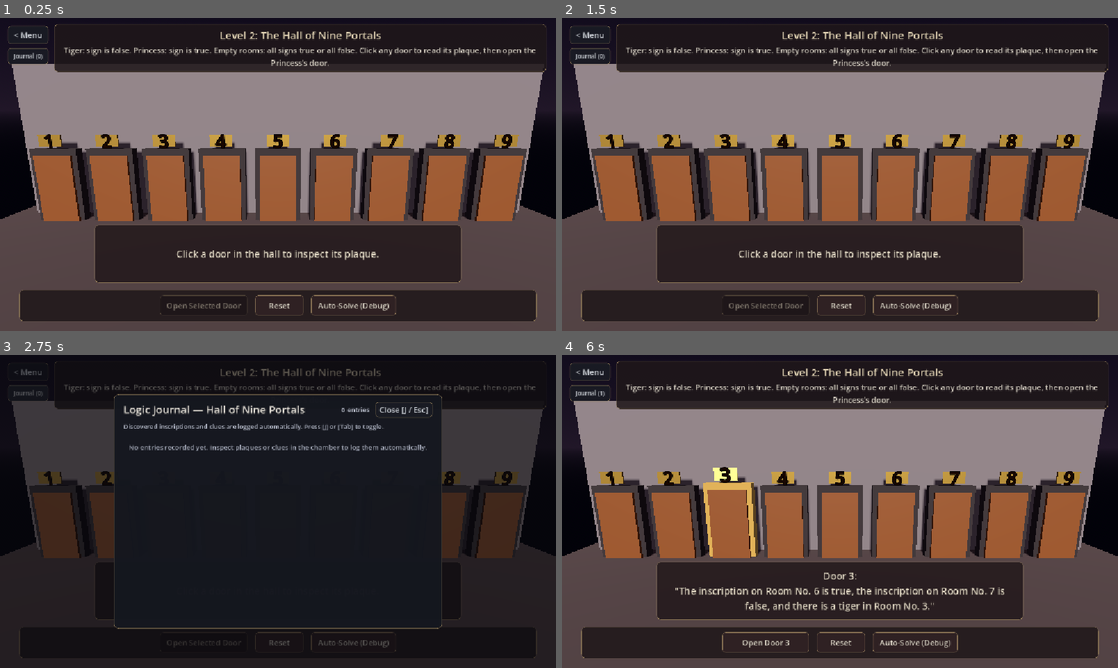
Above: before the commit, frames 1-4 (two rows, left to right).
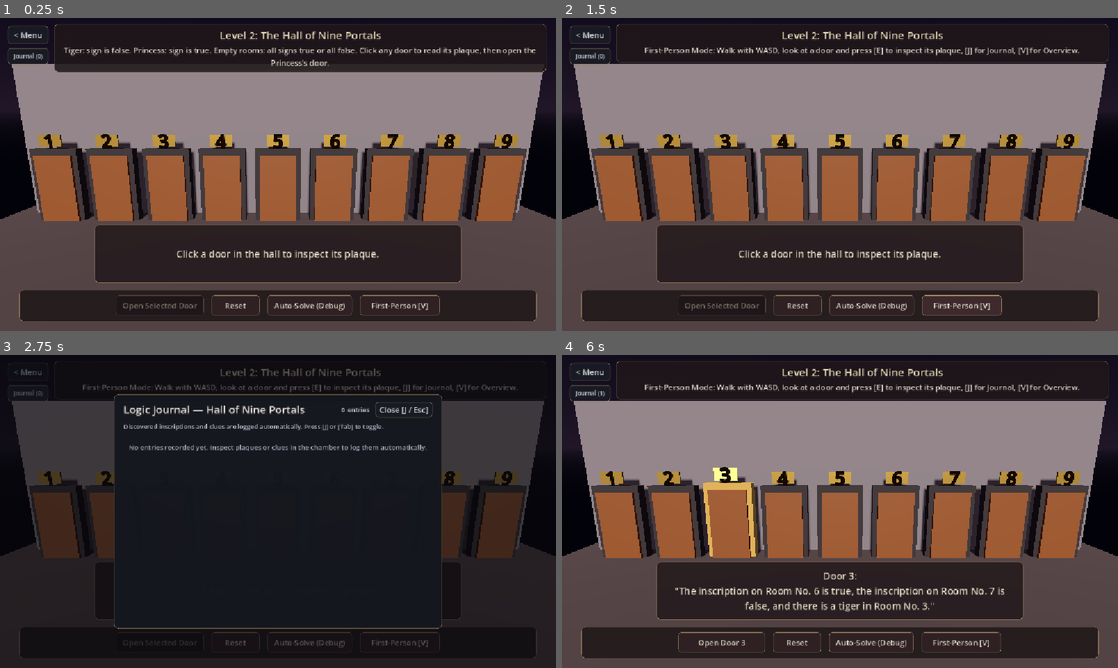
Above: after the commit, the same moments.

Repository: eytschjey/seproject
Game: Godot game, scene res://scenes/levels/Level02_NinePortals.tscn
Two runs of this game, one before a commit and one after it. Both use one fixed random seed, a clock stepped at 60 frames per second and the inputs below. This scene is started directly instead of the project's main scene.
Inputs (mouse positions are in pixels of both pictures, inside the frame that each line leads up to):
- Up to frame 1 (0.25 s): no input
- Up to frame 2 (1.5 s): click (962, 305) at 0.5 s, where only the run after the commit has a clickable "First-Person [V]"; click (962, 305) at 1.25 s, where only the run after the commit has a clickable "Overview Camera [V]"
- Up to frame 3 (2.75 s): click "Journal (0)" at 2 s
- Up to frame 4 (6 s): click "Auto-Solve (Debug)" at 2.75 s; click "< Menu" at 3.5 s; click "Reset" at 4.25 s; tap A (move_left) at 5, 5.75 s; move the mouse to (962, 495) at 5.02 s; hold D (move_right) 5.03-5.78 s; hold E (interact) 5.03-5.78 s; click (962, 495) at 5.17 s; tap Space (jump) at 5.27 s; tap J (journal) at 5.3, 5.85 s; move the mouse to (728, 527) at 5.77 s; hold S (move_backward) from 5.78 s (still down); click (728, 527) at 5.92 s

The runs differ from the first frame. In frame 1, 0.8% of the frame differs, in the area x 20-80%, y 88-96%; in frame 2, 4.2%, in the area x 9-99%, y 9-96%; in frame 3, 1.7%; in frame 4, 4.2%.

Commit message:
Integrate First-Person Player & Journal in Level 2 (PBI-04) (Closes #4)

Diff:
--- a/scenes/levels/Level02_NinePortals.tscn
+++ b/scenes/levels/Level02_NinePortals.tscn
@@ -60,11 +60,13 @@
 
 [node name="Floor" type="CSGBox3D" parent="Hall"]
 transform = Transform3D(1, 0, 0, 0, 1, 0, 0, 0, 1, 0, -0.5, 2)
+use_collision = true
 size = Vector3(24, 1, 12)
 material = SubResource("Mat_Floor")
 
 [node name="BackWall" type="CSGBox3D" parent="Hall"]
 transform = Transform3D(1, 0, 0, 0, 1, 0, 0, 0, 1, 0, 3, -1.2)
+use_collision = true
 size = Vector3(22, 7, 0.6)
 material = SubResource("Mat_Stone")
 
@@ -569,3 +571,9 @@
 custom_minimum_size = Vector2(160, 42)
 layout_mode = 2
 text = "Auto-Solve (Debug)"
+
+[node name="BtnViewMode" type="Button" parent="UI/RootControl/ActionBar/ActionBox/ControlButtons"]
+unique_name_in_owner = true
+custom_minimum_size = Vector2(165, 42)
+layout_mode = 2
+text = "First-Person [V]"
--- a/scripts/levels/Level02Controller.gd
+++ b/scripts/levels/Level02Controller.gd
@@ -7,13 +7,17 @@
 const Logic = preload("res://scripts/logic/NinePortalsLogic.gd")
 const JournalModel = preload("res://scripts/logic/JournalState.gd")
 const JournalUI = preload("res://scripts/ui/JournalController.gd")
+const PlayerScene = preload("res://scenes/player/Player.tscn")
+const InteractableScript = preload("res://scripts/core/Interactable3D.gd")
 
 const JOURNAL_LEVEL_ID: String = "level02"
+const PLAYER_SPAWN_POS: Vector3 = Vector3(0.0, 0.05, 5.0)
 
 @onready var camera: Camera3D = $Camera3D
 @onready var btn_open: Button = %BtnOpen
 @onready var btn_reset: Button = %BtnReset
 @onready var btn_solve: Button = %BtnSolve
+@onready var btn_view_mode: Button = %BtnViewMode
 @onready var status_label: Label = %StatusLabel
 @onready var plaque_label: Label = %PlaqueLabel
 @onready var banner: PanelContainer = %Banner
@@ -34,7 +38,10 @@
 var logic: RefCounted
 var journal_state: RefCounted
 var journal_ui: Control
-var door_areas: Dictionary = {}        # Area3D -> room number (1..9)
+var player: CharacterBody3D = null
+var is_first_person: bool = false
+var door_areas: Dictionary = {}          # Area3D -> room number (1..9)
+var door_interactables: Dictionary = {}  # room (1..9) -> Interactable3D
 var plaque_materials: Dictionary = {}  # room -> StandardMaterial3D
 var frame_materials: Dictionary = {}   # room -> StandardMaterial3D
 var selected: int = 0                  # 0 = nothing selected, else room number 1..9
@@ -52,12 +59,16 @@
 	logic.move_executed.connect(_on_move_executed)
 
 	_setup_door_interactions()
+	_setup_player()
 	btn_open.pressed.connect(_on_open_pressed)
 	btn_reset.pressed.connect(_on_reset_pressed)
 	btn_solve.pressed.connect(_on_solve_pressed)
+	btn_view_mode.pressed.connect(_on_view_mode_pressed)
 	BackToMenuButton.attach($UI/RootControl, Color(0.56, 0.48, 0.34, 0.65))
 	journal_state = JournalModel.new()
 	journal_ui = JournalUI.attach($UI/RootControl, journal_state, JOURNAL_LEVEL_ID, "Hall of Nine Portals", Color(0.56, 0.48, 0.34, 0.70))
+	journal_ui.journal_toggled.connect(_on_journal_toggled)
+	set_first_person_mode(false)
 	_apply_gui_theme()
 	_update_ui()
 
@@ -88,7 +99,7 @@
 	var btn_hover := _make_box_style(Color(0.25, 0.17, 0.18, 0.94), Color(0.65, 0.55, 0.40, 0.75), 1, 6)
 	var btn_pressed := _make_box_style(Color(0.31, 0.20, 0.22, 0.96), Color(0.75, 0.64, 0.46, 0.85), 1, 6)
 	var btn_disabled := _make_box_style(Color(0.11, 0.08, 0.09, 0.75), Color(0.32, 0.27, 0.22, 0.45), 1, 6)
-	for btn in [btn_open, btn_reset, btn_solve]:
+	for btn in [btn_open, btn_reset, btn_solve, btn_view_mode]:
 		if btn == null:
 			continue
 		btn.add_theme_stylebox_override("normal", btn_normal)
@@ -129,19 +140,65 @@
 		frame_box.material = frame_mat
 		frame_materials[n] = frame_mat
 
-		var area := Area3D.new()
+		var area: Area3D = InteractableScript.new()
 		area.name = "ClickArea"
+		area.prompt_text = "Inspect Door %d" % n
 		var col := CollisionShape3D.new()
 		col.shape = hitbox_shape
 		col.position = Vector3(0, 1.9, 0.0)
 		area.add_child(col)
 		door_node.add_child(area)
 		door_areas[area] = n
-
+		door_interactables[n] = area
+
+		area.interacted.connect(_on_door_interacted.bind(n))
 		area.mouse_entered.connect(_on_door_mouse_entered.bind(n))
 		area.mouse_exited.connect(_on_door_mouse_exited.bind(n))
 
+func _setup_player() -> void:
+	player = PlayerScene.instantiate()
+	player.name = "Player"
+	player.capture_mouse_on_ready = false
+	player.position = PLAYER_SPAWN_POS
+	add_child(player)
+
+func _on_view_mode_pressed() -> void:
+	set_first_person_mode(not is_first_person)
+
+func set_first_person_mode(enabled: bool) -> void:
+	is_first_person = enabled
+	if player == null:
+		return
+	player.set_physics_process(enabled)
+	player.set_process_unhandled_input(enabled)
+	var hud: CanvasLayer = player.get_node_or_null("PlayerHUD")
+	if hud != null:
+		hud.visible = enabled
+	if enabled:
+		player.camera.make_current()
+		var journal_open: bool = journal_ui != null and journal_ui.is_open
+		player.set_mouse_captured(not journal_open)
+		btn_view_mode.text = "Overview Camera [V]"
+		status_label.text = "First-Person Mode: Walk with WASD, look at a door and press [E] to inspect its plaque, [J] for Journal, [V] for Overview."
+	else:
+		player.set_mouse_captured(false)
+		camera.make_current()
+		btn_view_mode.text = "First-Person [V]"
+
+func _on_journal_toggled(opened: bool) -> void:
+	if is_first_person and player != null:
+		player.set_mouse_captured(not opened)
+
+func _on_door_interacted(_player_node: Node, n: int) -> void:
+	click_door(n)
+
 func _unhandled_input(event: InputEvent) -> void:
+	if event is InputEventKey and event.pressed and not event.is_echo() and event.keycode == KEY_V:
+		set_first_person_mode(not is_first_person)
+		get_viewport().set_input_as_handled()
+		return
+	if is_first_person:
+		return
 	if event is InputEventMouseButton and event.pressed and not event.is_echo() and event.button_index == MOUSE_BUTTON_LEFT:
 		_handle_screen_click(event.position)
 
@@ -339,6 +396,8 @@
 func _on_puzzle_failed(_reason: String) -> void:
 	if is_auto_solving:
 		stop_auto_solve()
+	if is_first_person and player != null:
+		player.set_mouse_captured(false)
 	banner.visible = true
 	banner_label.text = "You failed!\nPress Reset to try again."
 	banner_label.modulate = Color(1.0, 0.35, 0.35)
@@ -347,6 +406,8 @@
 func _on_puzzle_solved() -> void:
 	if is_auto_solving:
 		stop_auto_solve()
+	if is_first_person and player != null:
+		player.set_mouse_captured(false)
 	if is_instance_valid(btn_solve):
 		btn_solve.disabled = true
 	banner.visible = true
--- a/scripts/ui/JournalController.gd
+++ b/scripts/ui/JournalController.gd
@@ -6,6 +6,8 @@
 ## Toggled via the `journal` input action (J / Tab) or the non-overlapping HUD button.
 
 const JOURNAL_SCENE_PATH: String = "res://scenes/ui/Journal.tscn"
+
+signal journal_toggled(is_open: bool)
 
 @onready var btn_toggle: Button = %BtnToggleJournal
 @onready var overlay: ColorRect = %Overlay
@@ -74,10 +76,12 @@
 	is_open = true
 	overlay.visible = true
 	_refresh_view()
+	journal_toggled.emit(true)
 
 func close() -> void:
 	is_open = false
 	overlay.visible = false
+	journal_toggled.emit(false)
 
 func toggle() -> void:
 	if is_open:
--- a/tests/TestLevel02Scene.gd
+++ b/tests/TestLevel02Scene.gd
@@ -61,5 +61,40 @@
 	check(s.logic.is_solved, "Auto-solver deduces and opens Princess door")
 	check(s.banner_label.text.contains("SOLVED") and s.banner_label.text.contains("Door %d" % princess_rm), "Victory banner shown")
 	check(s.btn_solve.disabled, "Solve button disabled after puzzle is solved")
+
+	# PBI-04: First-Person & Journal integration in Level 2
+	while s.is_animating:
+		await process_frame
+	s.btn_reset.pressed.emit()
+	await physics_frame
+	check(s.player != null and s.door_interactables.size() == 9, "First-person Player and 9 Interactable3D doors initialized")
+	check(not s.is_first_person, "Starts in overview camera mode")
+
+	s.btn_view_mode.pressed.emit()
+	await physics_frame
+	check(s.is_first_person and s.player.camera.current, "View mode toggle activates first-person camera")
+
+	# Position player facing Door 5 within interaction range
+	s.player.position = Vector3(0.0, 0.05, 2.2)
+	s.player.rotation = Vector3.ZERO
+	s.player.camera_pivot.rotation = Vector3.ZERO
+	await physics_frame
+	await physics_frame
+	s.player.update_interaction_focus()
+	check(s.player.focused_interactable == s.door_interactables[5], "First-person raycast focuses Door 5 Interactable3D")
+	check(s.player.prompt_label.text == "[E] Inspect Door 5", "Contextual prompt shows '[E] Inspect Door 5'")
+
+	check(s.player.try_interact(), "Pressing interact inspects Door 5 in first-person")
+	check(s.selected == 5 and s.journal_state.has_entry("level02", "door_5"), "First-person door inspection selects door and logs plaque to Journal")
+
+	# Opening journal in first-person releases mouse capture; closing restores it
+	s.journal_ui.open()
+	check(not s.player.is_mouse_captured, "Opening journal releases first-person mouse capture")
+	s.journal_ui.close()
+	check(s.player.is_mouse_captured, "Closing journal restores first-person mouse capture")
+
+	s.btn_view_mode.pressed.emit()
+	check(not s.is_first_person and s.camera.current, "Toggling view mode returns to overview camera")
+
 	print("checks failed: ", checks_failed)
 	quit(1 if checks_failed > 0 else 0)
Not shown, changed: HANDOVER.md
Not shown, changed: docs/backlog.md
Not shown, changed: docs/requirements.md
Not shown, changed: docs/user_stories.md
